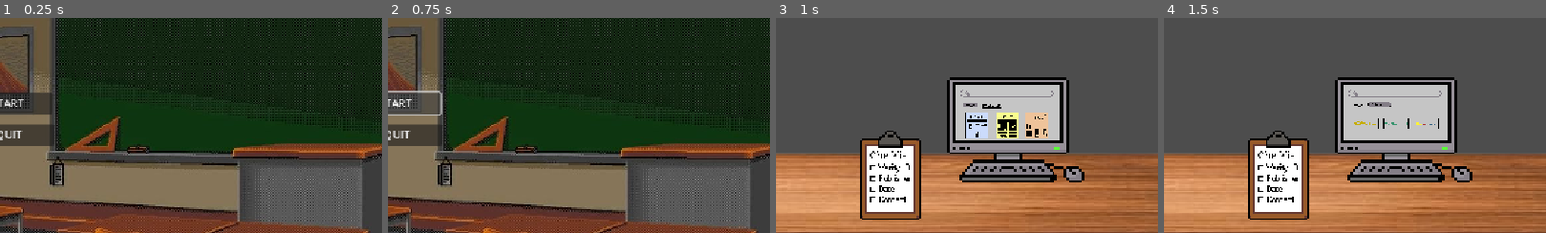
Above: before the commit, frames 1-4 (left to right).
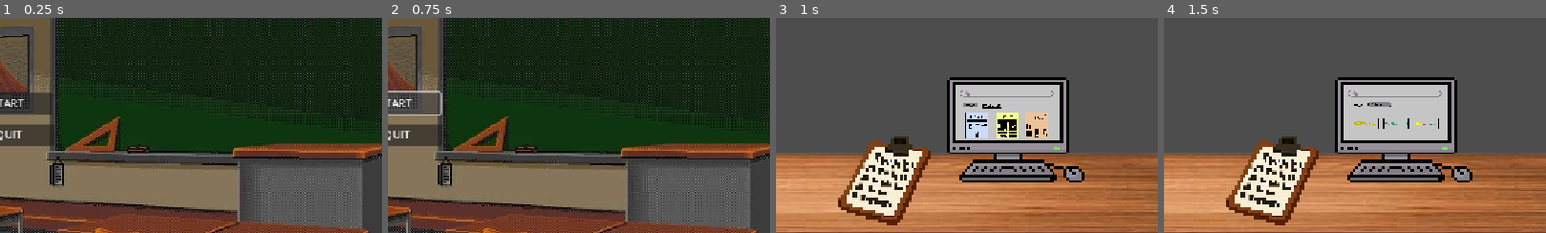
Above: after the commit, the same moments.

Repository: Huenyeon/Game-on
Game: Godot game, scene res://scene/menu.tscn
The game is run twice, just before and just after one commit, with the same random seed, the same clock (stepped at 60 frames per second) and the same inputs.
Inputs (mouse positions are % of the whole screen's width and height, from its top left):
- Up to frame 1 (0.25 s): no input
- Up to frame 2 (0.75 s): click "START" at 0.5 s
- Up to frame 3 (1 s): no input
- Up to frame 4 (1.5 s): click (78, 59) at 1.25 s
The pictures show only the part of the screen within x 50-100%, y 39-89%; the shares and areas given below are measured in that part.

Frames 1-2 are identical in both runs. In frame 3, 6.9% of the frame differs, in the area x 16-41%, y 52-97%; in frame 4, 6.9%.

Commit message:
updated clipboard on table

Diff:
--- a/scene/game_scene.tscn
+++ b/scene/game_scene.tscn
@@ -7,6 +7,7 @@
 [ext_resource type="Texture2D" uid="uid://wv2vg617ijxf" path="res://assets/images/paper_table-removebg-preview.png" id="5_vweb5"]
 [ext_resource type="FontFile" uid="uid://br4ssul0iujnw" path="res://font/OpenSans-VariableFont_wdth,wght.ttf" id="5_y3ouy"]
 [ext_resource type="Texture2D" uid="uid://cqdtxbudc0te1" path="res://assets/checklist/checklist.png" id="7_f3g3v"]
+[ext_resource type="Texture2D" uid="uid://dblkj16gwiu5h" path="res://assets/checklist/checklist_icon.png" id="7_x8u7y"]
 [ext_resource type="Script" uid="uid://bdm1jxmjx5vdq" path="res://scene/clipboard_ui.gd" id="8_c8mr4"]
 [ext_resource type="PackedScene" uid="uid://0tni2b678qcb" path="res://scene/Checkbox.tscn" id="9_w3nls"]
 [ext_resource type="PackedScene" uid="uid://c8fb7rgbb8ya3" path="res://scene/desktop.tscn" id="10_desktop"]
@@ -14,8 +15,8 @@
 [sub_resource type="RectangleShape2D" id="RectangleShape2D_famsg"]
 size = Vector2(175.207, 240.258)
 
-[sub_resource type="RectangleShape2D" id="RectangleShape2D_juocg"]
-size = Vector2(65.926, 82.7587)
+[sub_resource type="RectangleShape2D" id="RectangleShape2D_x8u7y"]
+size = Vector2(507.538, 440.172)
 
 [node name="Game Scene" type="Node2D"]
 script = ExtResource("1_3ad2y")
@@ -65,15 +66,17 @@
 shape = SubResource("RectangleShape2D_famsg")
 
 [node name="checklist_icon" type="Sprite2D" parent="."]
-position = Vector2(750, 486)
-scale = Vector2(1.35, 1.45)
-texture = ExtResource("7_f3g3v")
+position = Vector2(738, 499)
+scale = Vector2(0.218703, 0.236271)
+texture = ExtResource("7_x8u7y")
 
 [node name="Area2D" type="Area2D" parent="checklist_icon"]
+position = Vector2(-297.207, 59.2539)
 
 [node name="CollisionShape2D" type="CollisionShape2D" parent="checklist_icon/Area2D"]
-position = Vector2(-1.85181, 6.20679)
-shape = SubResource("RectangleShape2D_juocg")
+position = Vector2(304.066, -55.0215)
+scale = Vector2(1, 1)
+shape = SubResource("RectangleShape2D_x8u7y")
 
 [node name="CloseButton" type="Button" parent="."]
 visible = false
@@ -87,12 +90,12 @@
 script = ExtResource("8_c8mr4")
 
 [node name="Clipboard" type="Sprite2D" parent="ChecklistUI"]
-position = Vector2(591, 260.875)
+position = Vector2(557, 250)
 scale = Vector2(4.1, 4.5775)
 texture = ExtResource("7_f3g3v")
 
 [node name="CheckboxContainer" type="Node2D" parent="ChecklistUI"]
-position = Vector2(333, 62)
+position = Vector2(302, 55)
 
 [node name="Checkbox" parent="ChecklistUI/CheckboxContainer" instance=ExtResource("9_w3nls")]
 position = Vector2(138, 145)
Binary file added: assets/checklist/checklist_icon.png
Not shown, added: assets/checklist/checklist_icon.png.import
Not shown: 1 places in scene/cjinu.tscn that only renumber resources
Not shown: 1 places in scene/game_scene.tscn that only renumber resources
